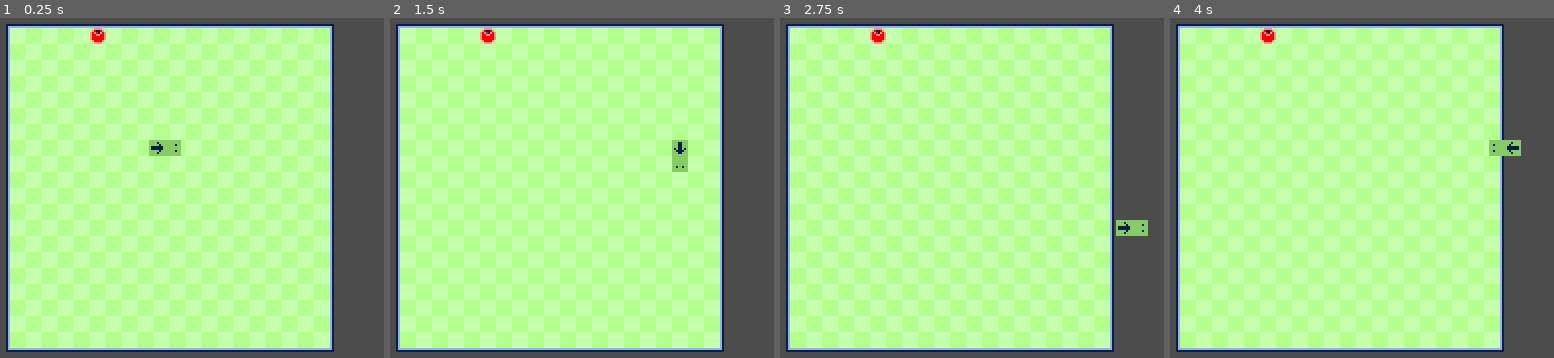
Above: before the commit, frames 1-4 (left to right).
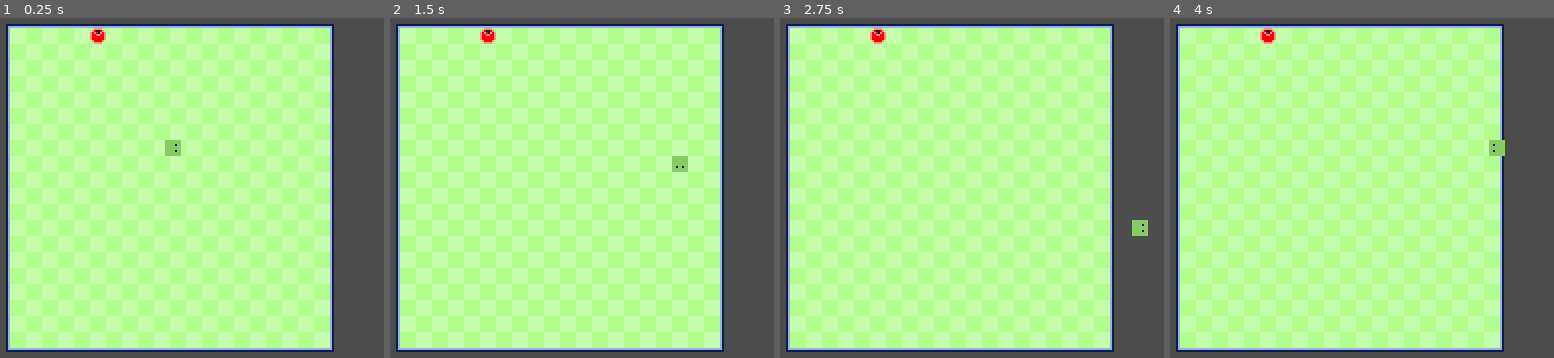
Above: after the commit, the same moments.

Repository: JustKwa/Snak-e
Game: Godot game, scene res://Scenes/level.tscn
Two runs of this game, one before a commit and one after it. Both use one fixed random seed, a clock stepped at 60 frames per second and the inputs below.
Inputs:
- Up to frame 1 (0.25 s): no input
- Up to frame 2 (1.5 s): hold Right (ui_right) 0.53-1.28 s; hold Down (ui_down) from 1.28 s (still down)
- Up to frame 3 (2.75 s): release Down (ui_down) at 2.03 s; hold Right (ui_right) from 2.03 s (still down)
- Up to frame 4 (4 s): release Right (ui_right) at 2.78 s; hold Up (ui_up) 2.78-3.53 s; hold Left (ui_left) from 3.53 s (still down)

The runs differ from the first frame. In frame 1, 0.2% of the frame differs, in the area x 38-43%, y 35-41%; in frame 2, 0.2%; in frame 3, 0.2%; in frame 4, 0.2%.

Commit message:
OUt of boudn system

Diff:
--- a/Scenes/body.tscn
+++ b/Scenes/body.tscn
@@ -14,5 +14,3 @@
 
 [node name="CollisionShape2D" type="CollisionShape2D" parent="."]
 shape = SubResource( 1 )
-
-[connection signal="area_entered" from="." to="." method="_on_body_area_entered"]
--- a/Scenes/food.tscn
+++ b/Scenes/food.tscn
@@ -3,8 +3,8 @@
 [ext_resource path="res://Sprites/food.png" type="Texture" id=1]
 [ext_resource path="res://Scripts/food.gd" type="Script" id=2]
 
-[sub_resource type="CircleShape2D" id=1]
-radius = 4.0
+[sub_resource type="RectangleShape2D" id=1]
+extents = Vector2( 4, 4 )
 
 [node name="food" type="Node2D"]
 script = ExtResource( 2 )
--- a/Scenes/level.tscn
+++ b/Scenes/level.tscn
@@ -30,11 +30,20 @@
 [node name="level" type="Node2D"]
 script = ExtResource( 3 )
 
+[node name="Level" type="Area2D" parent="."]
+
+[node name="CollisionPolygon2D" type="CollisionPolygon2D" parent="Level"]
+build_mode = 1
+polygon = PoolVector2Array( 232, 16, 232, 176, 72, 176, 72, 16 )
+
 [node name="grid" type="TileMap" parent="."]
 tile_set = SubResource( 1 )
 cell_size = Vector2( 8, 8 )
 format = 1
 tile_data = PoolIntArray( 131081, 0, 0, 131082, 0, 0, 131083, 0, 0, 131084, 0, 0, 131085, 0, 0, 131086, 0, 0, 131087, 0 …(5627 unchanged characters)…
+__meta__ = {
+"_edit_group_": true
+}
 
 [node name="TextureRect" type="TextureRect" parent="."]
 margin_left = 70.0
@@ -42,6 +51,9 @@
 margin_right = 234.0
 margin_bottom = 178.0
 texture = ExtResource( 1 )
+__meta__ = {
+"_edit_group_": true
+}
 
 [node name="snake" type="Node2D" parent="."]
 position = Vector2( 140, 76 )
@@ -56,15 +68,18 @@
 [node name="CollisionShape2D" type="CollisionShape2D" parent="snake/head"]
 shape = SubResource( 2 )
 
-[node name="body" type="Area2D" parent="snake"]
-position = Vector2( -8, 0 )
+[node name="spawn_body" type="Area2D" parent="snake"]
+position = Vector2( -7, 0 )
 script = ExtResource( 6 )
 __meta__ = {
 "_edit_group_": true
 }
 
-[node name="Sprite" type="Sprite" parent="snake/body"]
+[node name="Sprite" type="Sprite" parent="snake/spawn_body"]
+visible = false
 texture = ExtResource( 4 )
 
-[node name="CollisionShape2D" type="CollisionShape2D" parent="snake/body"]
+[node name="CollisionShape2D" type="CollisionShape2D" parent="snake/spawn_body"]
 shape = SubResource( 2 )
+
+[connection signal="area_exited" from="Level" to="snake" method="_on_Level_area_exited"]
--- a/Scripts/body.gd
+++ /dev/null
@@ -1,52 +0,0 @@
-extends Area2D
-
-var direction = []
-var current_pos
-var percent_to_tile = 0.0
-var is_connected = true
-export var global_var: Resource = preload("res://global_var.tres")
-
-
-func _ready():
-	current_pos = self.position
-
-
-func _physics_process(delta):
-	print("body:" + str(direction))
-	# _move(delta)
-	pass
-
-
-func _move(delta):
-	percent_to_tile += global_var.speed * delta
-	if percent_to_tile >= 1.0:
-		position = current_pos + (direction.front() * global_var.GRID_SIZE)
-		current_pos = position
-		percent_to_tile = 0.0
-		if direction.size() > 1:
-			remove_dir()
-	else:
-		position = current_pos + (global_var.GRID_SIZE * percent_to_tile * direction.front())
-	pass
-
-
-func add_dir(dir):
-	direction.append(dir)
-
-
-func remove_dir():
-	direction.pop_front()
-	rotate_sprite()
-
-
-func _on_body_area_entered(area: Area2D):
-	if area.name == "head":
-		return get_tree().reload_current_scene()
-	elif area.name == "body":
-		queue_free()
-	else:
-		return
-
-
-func rotate_sprite():
-	pass
--- a/Scripts/level.gd
+++ b/Scripts/level.gd
@@ -19,4 +19,4 @@
 
 func is_eaten():
 	spawn_food()
-	# $snake.spawn_body()
+	get_node('snake').spawn_body()
--- a/Scripts/snake.gd
+++ b/Scripts/snake.gd
@@ -2,10 +2,9 @@
 
 var input_dir = [Vector2(1, 0),Vector2(1, 0),Vector2(1, 0)]
 var old_input = [Vector2(1, 0)]
-export var global_var: Resource = preload("res://global_var.tres")
 
-# onready var body = preload("res://Scenes/body.tscn")
-onready var body = $body
+onready var body_projectile = preload("res://Scenes/body.tscn")
+onready var body = $spawn_body
 onready var head = $head
 
 
@@ -29,7 +28,6 @@
 	head.direction = input_dir.back()
 
 
-
 func body_move():
 	body.direction = input_dir[1]
 
@@ -44,17 +42,21 @@
 	if input != old_input.front() and input != Vector2.ZERO:
 		if input.x + old_input.front().x != 0 or input.y + old_input.front().y != 0:
 			old_input.append(input)
-			print(old_input)
+			# print(old_input)
 
 
 func spawn_body():
-	var instance = body.instance()
-	var prev_body = get_child(get_child_count() - 1)
-	if prev_body.name == "head":
-		instance.position = prev_body.position * global_var.gap * prev_body.direction.front()
-	else:
-		instance.position = prev_body.position
-	instance.direction.append(Vector2.ZERO)
-	for i in prev_body.direction:
-		instance.direction.append(i)
+	var instance = body_projectile.instance()
+	var prev_child = get_node('spawn_body')
+	instance.direction = head.direction * -1
+	instance.position = prev_child.position
 	call_deferred("add_child", instance)
+
+
+func _on_Level_area_exited(area):
+	if area.name == 'head':
+		print(area.name)
+	elif 'body' in area.name:
+		print(area.name)
+		get_node(area.name).direction *= -1
+	pass # Replace with function body.
--- a/Scripts/snake_body.gd
+++ b/Scripts/snake_body.gd
@@ -1,11 +1,16 @@
 extends Area2D
+
+const GLOBAL_VAR: Resource = preload("res://global_var.tres")
+const SPEED = GLOBAL_VAR.speed
+const GRID_SIZE = global_var.GRID_SIZE
 
 var direction
 var current_pos
 var percent_to_tile = 0.0
-export var global_var: Resource = preload("res://global_var.tres")
+
 
 signal at_tile
+
 
 func _ready():
 	current_pos = self.position
@@ -17,25 +22,27 @@
 
 
 func _move(delta):
-	percent_to_tile += global_var.speed * delta
+	percent_to_tile += SPEED * delta
 
 	if percent_to_tile >= 1.0:
-		position = current_pos + (direction * global_var.GRID_SIZE)
+		position = current_pos + (direction * GRID_SIZE)
 		current_pos = position
 		percent_to_tile = 0.0
 		emit_signal("at_tile")
 
 	else:
-		position = current_pos + (global_var.GRID_SIZE * percent_to_tile * direction)
+		position = current_pos + (GRID_SIZE * percent_to_tile * direction)
 
 
 func rotate_sprite():
-	match direction:
-		Vector2(-1, 0):
-			$Sprite.set_rotation_degrees(0)
-		Vector2(1, 0):
-			$Sprite.set_rotation_degrees(180)
-		Vector2(0, 1):
-			$Sprite.set_rotation_degrees(-90)
-		Vector2(0, -1):
-			$Sprite.set_rotation_degrees(90)
+	if self.name == 'spawn_body': return
+	else:
+		match direction:
+			Vector2(-1, 0):
+				get_child(0).set_rotation_degrees(0)
+			Vector2(1, 0):
+				get_child(0).set_rotation_degrees(180)
+			Vector2(0, 1):
+				get_child(0).set_rotation_degrees(-90)
+			Vector2(0, -1):
+				get_child(0).set_rotation_degrees(90)
